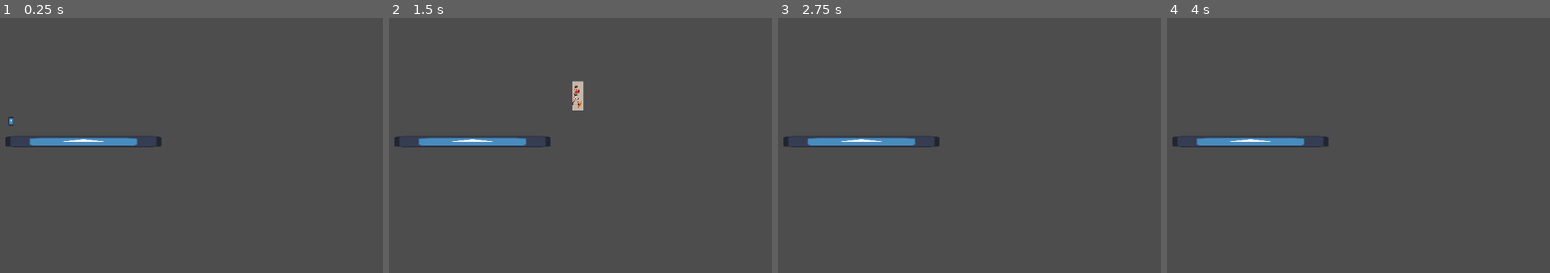
Above: before the commit, frames 1-4 (left to right).
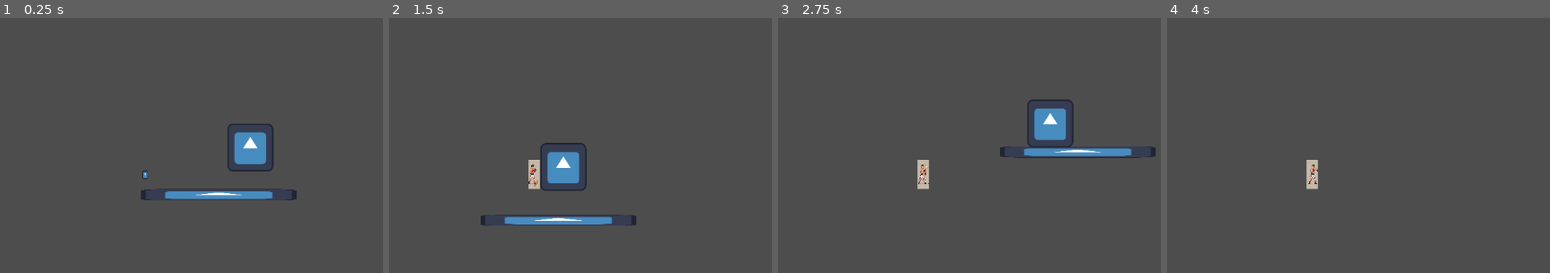
Above: after the commit, the same moments.

Repository: Matrosbu/BGJ2025GrupoSigma
Game: Godot game, scene res://main.tscn
The game is run twice, just before and just after one commit, with the same random seed, the same clock (stepped at 60 frames per second) and the same inputs. The engine's default icon, where the game draws it, is replaced by a stand-in: a white triangle on a blue panel in a dark square.
Inputs:
- Up to frame 1 (0.25 s): no input
- Up to frame 2 (1.5 s): hold Right (ui_right) from 0.53 s (still down); tap C (attack) at 0.6, 1.35 s; tap Space (jump) at 0.77 s
- Up to frame 3 (2.75 s): tap Space (jump) at 1.52 s; release Right (ui_right) at 2.03 s; hold Left (ui_left) from 2.03 s (still down); tap C (attack) at 2.1 s
- Up to frame 4 (4 s): release Left (ui_left) at 2.78 s; hold Right (ui_right) from 2.78 s (still down); tap C (attack) at 2.85, 3.6 s; tap Space (jump) at 3.02, 3.77 s; tap Enter at 3.5 s

The runs differ from the first frame. In frame 1, 3.8% of the frame differs, in the area x 1-78%, y 38-72%; in frame 2, 4.4%, in the area x 1-65%, y 24-82%; in frame 3, 4.1%; in frame 4, 1.6%.

Commit message:
Implementación enemigo, simple

Diff:
--- /dev/null
+++ b/GameJam2025/bahia-game-jam-2025/juego/Enemigo.tscn
@@ -0,0 +1,38 @@
+[gd_scene load_steps=6 format=3 uid="uid://bonaafdb3r4w4"]
+
+[ext_resource type="Texture2D" uid="uid://cjjtn8kvi3pj" path="res://icon.svg" id="1_2dwn8"]
+[ext_resource type="Script" uid="uid://c8tet1s4wqaxd" path="res://juego/enemigo.gd" id="1_r06gs"]
+
+[sub_resource type="SpriteFrames" id="SpriteFrames_r06gs"]
+animations = [{
+"frames": [{
+"duration": 1.0,
+"texture": ExtResource("1_2dwn8")
+}],
+"loop": true,
+"name": &"default",
+"speed": 5.0
+}]
+
+[sub_resource type="RectangleShape2D" id="RectangleShape2D_lxlce"]
+size = Vector2(72, 75)
+
+[sub_resource type="RectangleShape2D" id="RectangleShape2D_t74pn"]
+size = Vector2(73, 74)
+
+[node name="Enemigo" type="CharacterBody2D"]
+script = ExtResource("1_r06gs")
+
+[node name="AnimatedSprite2D" type="AnimatedSprite2D" parent="."]
+position = Vector2(-3.8146973e-06, -1)
+scale = Vector2(0.578125, 0.6015625)
+sprite_frames = SubResource("SpriteFrames_r06gs")
+
+[node name="ColisionFisica" type="CollisionShape2D" parent="."]
+position = Vector2(0, -1.5)
+shape = SubResource("RectangleShape2D_lxlce")
+
+[node name="Area2D" type="Area2D" parent="."]
+
+[node name="CollisionShape2D" type="CollisionShape2D" parent="Area2D"]
+shape = SubResource("RectangleShape2D_t74pn")
--- a/GameJam2025/bahia-game-jam-2025/juego/character_body_2d.gd
+++ b/GameJam2025/bahia-game-jam-2025/juego/character_body_2d.gd
@@ -4,11 +4,11 @@
 var jump_speed = -400.0
 var is_attacking = false
 
-
 # Get the gravity from the project settings so you can sync with rigid body nodes.
 var gravity = ProjectSettings.get_setting("physics/2d/default_gravity")
 
-
+func _ready() -> void:
+	add_to_group("player")
 func _physics_process(delta):
 	# Add the gravity.
 	velocity.y += gravity * delta
--- /dev/null
+++ b/GameJam2025/bahia-game-jam-2025/juego/enemigo.gd
@@ -0,0 +1,13 @@
+extends CharacterBody2D
+
+var speed = 80
+var player
+
+func _ready():
+	player = get_tree().get_first_node_in_group("player")
+
+func _physics_process(delta):
+	if player:
+		var dir = (player.global_position - global_position).normalized()
+		velocity = dir * speed
+		move_and_slide()
--- /dev/null
+++ b/GameJam2025/bahia-game-jam-2025/juego/juego.gd
@@ -0,0 +1,14 @@
+extends Node2D
+
+
+# Called when the node enters the scene tree for the first time.
+func _ready() -> void:
+	spawn_enemy()
+# Called every frame. 'delta' is the elapsed time since the previous frame.
+func _process(delta: float) -> void:
+	pass
+
+func spawn_enemy():
+	var enemy = preload("res://juego/Enemigo.tscn").instantiate()
+	enemy.global_position = $SpawnPoint1.global_position
+	add_child(enemy)
--- a/GameJam2025/bahia-game-jam-2025/juego/juego.tscn
+++ b/GameJam2025/bahia-game-jam-2025/juego/juego.tscn
@@ -1,106 +1,29 @@
-[gd_scene load_steps=13 format=3 uid="uid://drorq1nfclsnn"]
+[gd_scene load_steps=5 format=3 uid="uid://drorq1nfclsnn"]
 
-[ext_resource type="Script" uid="uid://bx6qfmxs4x33r" path="res://juego/character_body_2d.gd" id="1_wvbjv"]
+[ext_resource type="Script" uid="uid://b167yb3hi0qop" path="res://juego/juego.gd" id="1_kgj2k"]
 [ext_resource type="Texture2D" uid="uid://cjjtn8kvi3pj" path="res://icon.svg" id="2_kgj2k"]
-[ext_resource type="Texture2D" uid="uid://bux6f8h4gm3bg" path="res://PlaceHoldersArte/bomhqZnTQyqVsW-YJh6tcw.webp" id="3_kgj2k"]
+[ext_resource type="PackedScene" uid="uid://dkh8xvqtk4yvg" path="res://juego/jugador.tscn" id="2_wvbjv"]
 
 [sub_resource type="RectangleShape2D" id="RectangleShape2D_wvbjv"]
 size = Vector2(249, 17)
 
-[sub_resource type="RectangleShape2D" id="RectangleShape2D_m64gt"]
-size = Vector2(20, 48)
-
-[sub_resource type="AtlasTexture" id="AtlasTexture_m64gt"]
-atlas = ExtResource("3_kgj2k")
-region = Rect2(0, 448, 256, 448)
-
-[sub_resource type="AtlasTexture" id="AtlasTexture_htr4d"]
-atlas = ExtResource("3_kgj2k")
-region = Rect2(256, 448, 256, 448)
-
-[sub_resource type="AtlasTexture" id="AtlasTexture_cwd5m"]
-atlas = ExtResource("3_kgj2k")
-region = Rect2(512, 448, 256, 448)
-
-[sub_resource type="AtlasTexture" id="AtlasTexture_21eam"]
-atlas = ExtResource("3_kgj2k")
-region = Rect2(768, 448, 256, 448)
-
-[sub_resource type="AtlasTexture" id="AtlasTexture_cvt5f"]
-atlas = ExtResource("3_kgj2k")
-region = Rect2(1024, 448, 256, 448)
-
-[sub_resource type="SpriteFrames" id="SpriteFrames_x3eyv"]
-animations = [{
-"frames": [{
-"duration": 1.0,
-"texture": SubResource("AtlasTexture_m64gt")
-}, {
-"duration": 1.0,
-"texture": SubResource("AtlasTexture_htr4d")
-}, {
-"duration": 1.0,
-"texture": SubResource("AtlasTexture_cwd5m")
-}, {
-"duration": 1.0,
-"texture": SubResource("AtlasTexture_21eam")
-}, {
-"duration": 1.0,
-"texture": SubResource("AtlasTexture_cvt5f")
-}],
-"loop": false,
-"name": &"attack",
-"speed": 5.0
-}, {
-"frames": [{
-"duration": 1.0,
-"texture": ExtResource("2_kgj2k")
-}],
-"loop": false,
-"name": &"standing",
-"speed": 5.0
-}]
-
-[sub_resource type="RectangleShape2D" id="RectangleShape2D_kgj2k"]
-size = Vector2(31, 12)
-
 [node name="Juego" type="Node2D"]
-position = Vector2(361, 271)
+script = ExtResource("1_kgj2k")
 
 [node name="Background" type="TileMapLayer" parent="."]
 
 [node name="Plataformas" type="StaticBody2D" parent="."]
 
 [node name="Sprite" type="Sprite2D" parent="Plataformas"]
-position = Vector2(116, -3.8146973e-06)
+position = Vector2(118, 35.999992)
 scale = Vector2(1.9531251, 0.140625)
 texture = ExtResource("2_kgj2k")
 
 [node name="CollisionShape2D" type="CollisionShape2D" parent="Plataformas"]
-position = Vector2(116.5, 0)
+position = Vector2(118, 36)
 shape = SubResource("RectangleShape2D_wvbjv")
 
-[node name="CharacterBody2D" type="CharacterBody2D" parent="."]
-position = Vector2(0, 1)
-script = ExtResource("1_wvbjv")
+[node name="SpawnPoint1" type="Marker2D" parent="."]
+position = Vector2(188, -44)
 
-[node name="HItbox" type="CollisionShape2D" parent="CharacterBody2D"]
-position = Vector2(0, -53.000015)
-shape = SubResource("RectangleShape2D_m64gt")
-
-[node name="Sprite" type="AnimatedSprite2D" parent="CharacterBody2D"]
-position = Vector2(8.583069e-06, -53.500004)
-scale = Vector2(0.07031243, 0.10491075)
-sprite_frames = SubResource("SpriteFrames_x3eyv")
-animation = &"standing"
-
-[node name="Area2D" type="Area2D" parent="CharacterBody2D"]
-
-[node name="AttackHitbox" type="CollisionShape2D" parent="CharacterBody2D/Area2D"]
-visible = false
-position = Vector2(22, -55)
-shape = SubResource("RectangleShape2D_kgj2k")
-disabled = true
-debug_color = Color(0.53333336, 0.53333336, 0.5529412, 0.19215687)
-
-[connection signal="animation_finished" from="CharacterBody2D/Sprite" to="CharacterBody2D" method="_on_sprite_animation_finished"]
+[node name="CharacterBody2D" parent="." instance=ExtResource("2_wvbjv")]
--- a/GameJam2025/bahia-game-jam-2025/juego/jugador.tscn
+++ b/GameJam2025/bahia-game-jam-2025/juego/jugador.tscn
@@ -61,20 +61,22 @@
 [sub_resource type="RectangleShape2D" id="RectangleShape2D_kgj2k"]
 size = Vector2(31, 12)
 
-[node name="CharacterBody2D" type="CharacterBody2D"]
+[sub_resource type="RectangleShape2D" id="RectangleShape2D_uljyr"]
+size = Vector2(20, 48)
+
+[node name="jugador" type="CharacterBody2D"]
 script = ExtResource("1_uljyr")
 
 [node name="HItbox" type="CollisionShape2D" parent="."]
-position = Vector2(0, -53.000015)
 shape = SubResource("RectangleShape2D_m64gt")
 
 [node name="Sprite" type="AnimatedSprite2D" parent="."]
-position = Vector2(8.583069e-06, -53.500004)
 scale = Vector2(0.07031243, 0.10491075)
 sprite_frames = SubResource("SpriteFrames_x3eyv")
 animation = &"standing"
 
 [node name="Area2D" type="Area2D" parent="."]
+position = Vector2(59, -15)
 
 [node name="AttackHitbox" type="CollisionShape2D" parent="Area2D"]
 visible = false
@@ -83,4 +85,11 @@
 disabled = true
 debug_color = Color(0.53333336, 0.53333336, 0.5529412, 0.19215687)
 
+[node name="HurtBox" type="Area2D" parent="."]
+
+[node name="CollisionShape2D" type="CollisionShape2D" parent="HurtBox"]
+shape = SubResource("RectangleShape2D_uljyr")
+
+[node name="Camera2D" type="Camera2D" parent="."]
+
 [connection signal="animation_finished" from="Sprite" to="." method="_on_sprite_animation_finished"]
--- a/GameJam2025/bahia-game-jam-2025/main.tscn
+++ b/GameJam2025/bahia-game-jam-2025/main.tscn
@@ -3,18 +3,20 @@
 [ext_resource type="PackedScene" uid="uid://drorq1nfclsnn" path="res://juego/juego.tscn" id="1_xvndu"]
 [ext_resource type="PackedScene" uid="uid://cth6lq0dr0lbn" path="res://UI/ui.tscn" id="2_nb3qj"]
 
-[node name="Main" type="Control"]
-layout_mode = 3
-anchors_preset = 15
-anchor_right = 1.0
-anchor_bottom = 1.0
-grow_horizontal = 2
-grow_vertical = 2
+[node name="Main" type="Node2D"]
 
 [node name="2D" type="CanvasLayer" parent="."]
+follow_viewport_enabled = true
 
 [node name="Juego" parent="2D" instance=ExtResource("1_xvndu")]
 
 [node name="UI" type="CanvasLayer" parent="."]
 
 [node name="UI" parent="UI" instance=ExtResource("2_nb3qj")]
+offset_left = -573.0
+offset_top = -317.0
+offset_right = -573.0
+offset_bottom = -317.0
+
+[editable path="2D/Juego"]
+[editable path="2D/Juego/CharacterBody2D"]
Not shown, added: GameJam2025/bahia-game-jam-2025/juego/enemigo.gd.uid
Not shown, added: GameJam2025/bahia-game-jam-2025/juego/juego.gd.uid
Not shown: 1 places in GameJam2025/bahia-game-jam-2025/juego/jugador.tscn that only renumber resources
